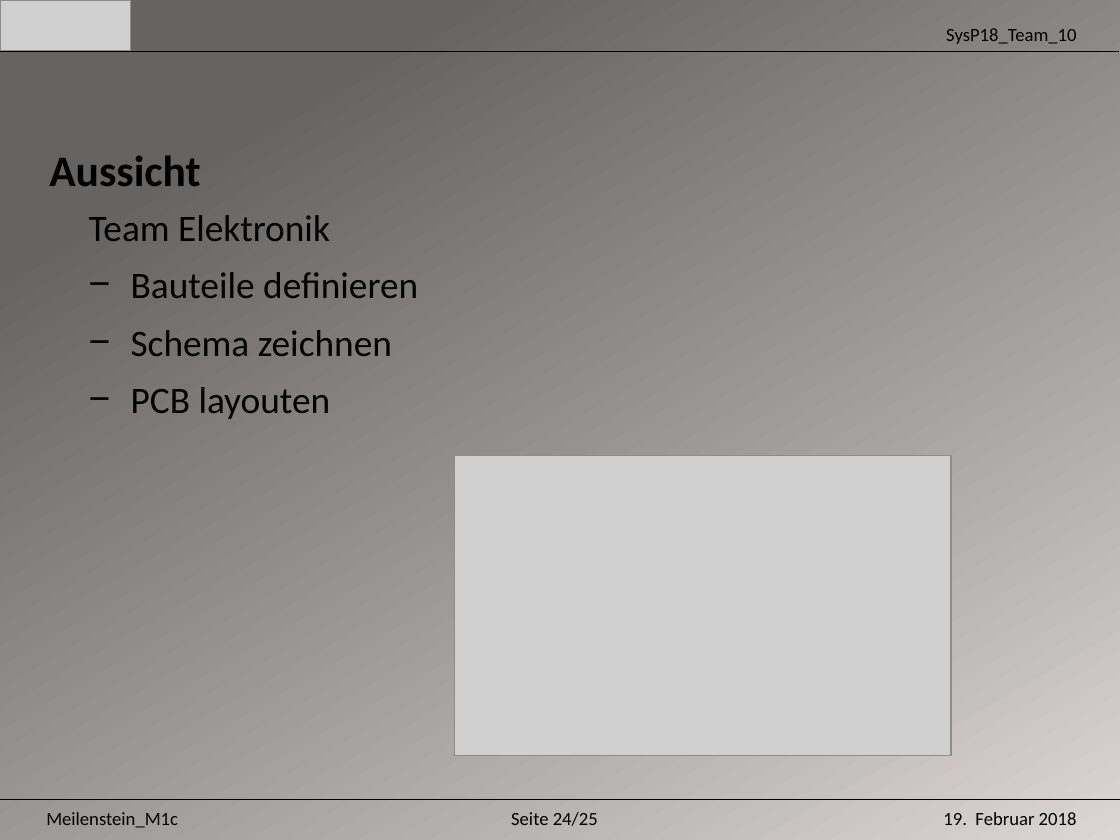
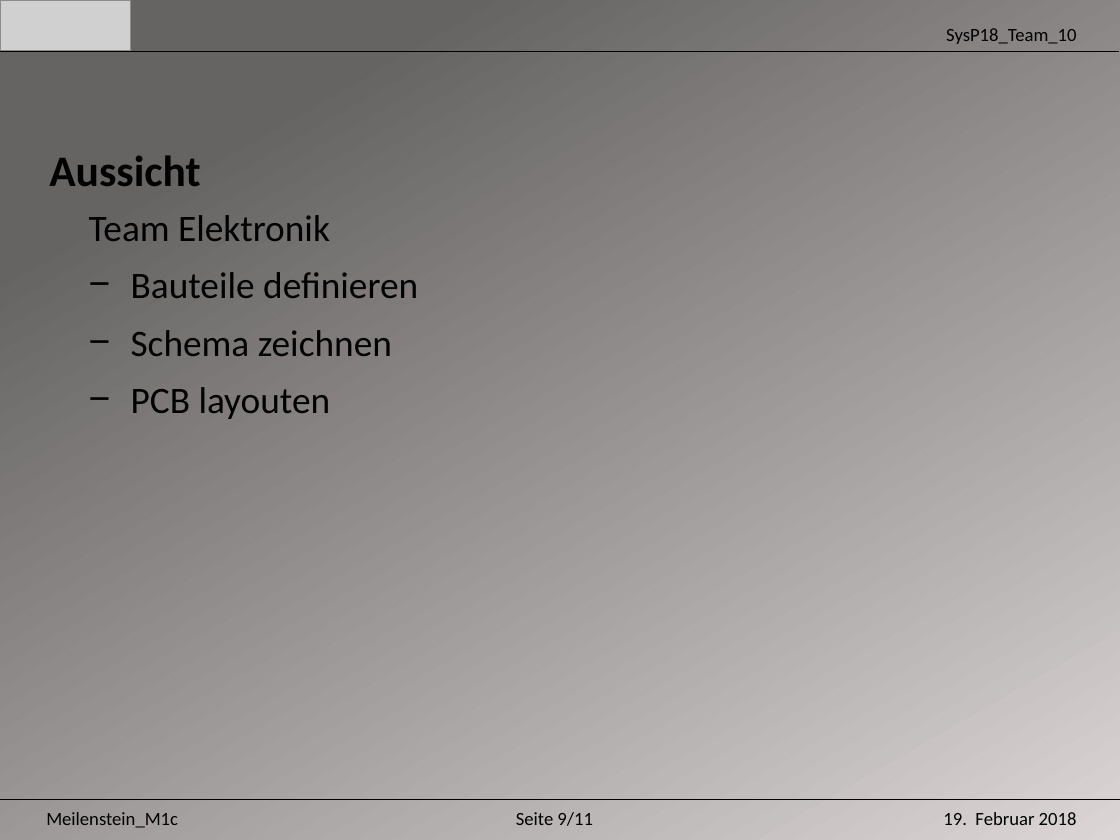
Before and after one commit to Unaqwyn/SysP18_1cv, a slide deck: slide 10 of Systemtechnikprojekt/Systemtechnikprojekt/01_Organisation/02_Meilensteine/m1/m1c/Praesentation_m1c.pptx (slide 25 before the commit). Drawn at 1120x840 pixels with LibreOffice and Linux fonts; fonts in the diff are those of the drawing; grey boxes stand for pictures. Boxes give left, top, right and bottom in pixels: in the first picture for what was removed or moved away, otherwise in the second. Text is boxed around its words. In the diff, an @@ line names an element or a change of style, - is before the commit and + after.

```diff
--- a/Systemtechnikprojekt/Systemtechnikprojekt/01_Organisation/02_Meilensteine/m1/m1c/Praesentation_m1c.pptx
+++ b/Systemtechnikprojekt/Systemtechnikprojekt/01_Organisation/02_Meilensteine/m1/m1c/Praesentation_m1c.pptx
@@ picture removed at (455, 455, 952, 755) @@
@@ text at (516, 812, 593, 826): text changed @@
-Seite 24/25
+Seite 9/11
```
Also in this commit, not shown: 10 other slides changed, 15 slides removed.
